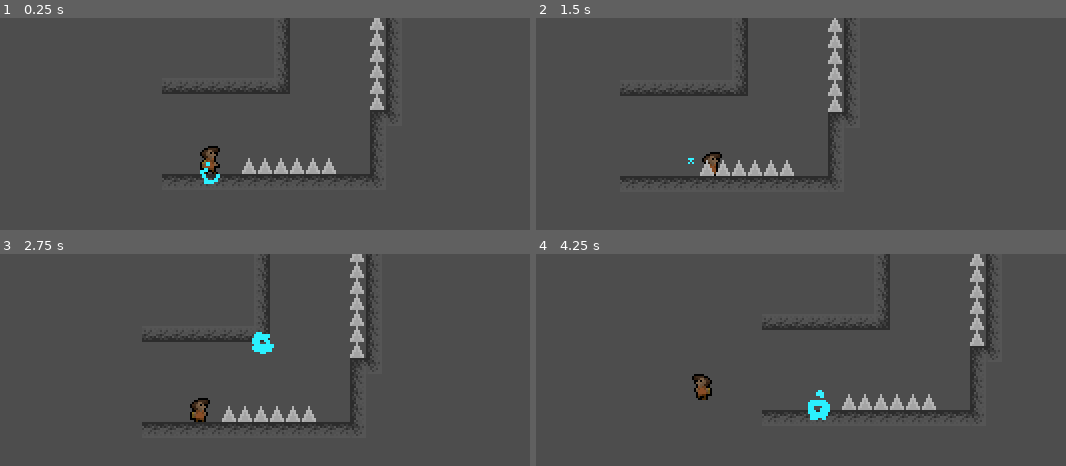
Above: before the commit, frames 1-4 (two rows, left to right).
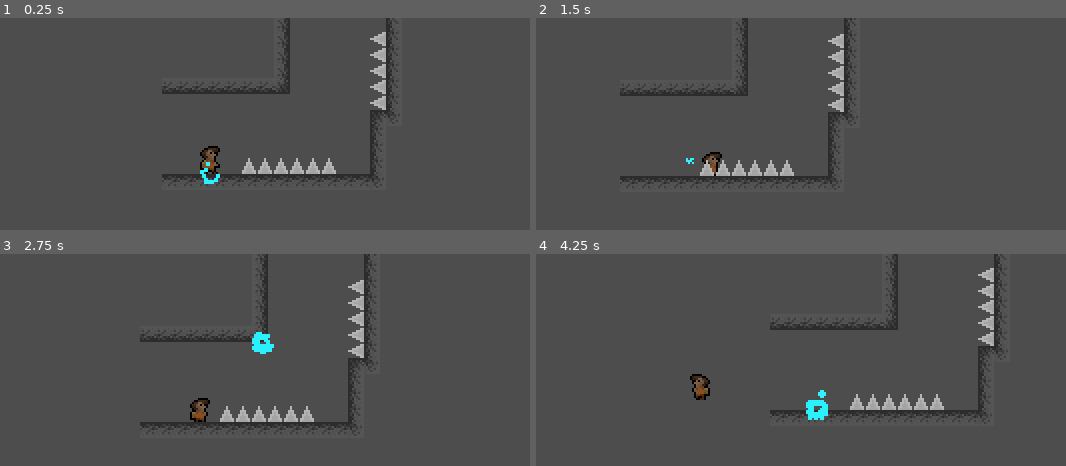
Above: after the commit, the same moments.

Repository: tetraminus/GrappleFormer
Game: Godot game, scene res://level1_3.tscn
Same seed, same stepped clock (60 frames per second), same inputs: the game is played once before the commit and once after it.
Inputs (mouse positions are in pixels of both pictures, inside the frame that each line leads up to):
- Up to frame 1 (0.25 s): no input
- Up to frame 2 (1.5 s): move the mouse to (885, 143) at 0.52 s; hold D (move_right) 0.53-1.28 s; click (885, 143) at 0.6 s; tap Space (jump) at 0.77 s; move the mouse to (615, 172) at 1.27 s; hold S (move_down) from 1.28 s (still down); right-click (615, 172) at 1.35 s
- Up to frame 3 (2.75 s): tap Space (jump) at 1.52 s; move the mouse to (275, 332) at 2.02 s; release S (move_down) at 2.03 s; hold D (move_right) from 2.03 s (still down); click (275, 332) at 2.1 s
- Up to frame 4 (4.25 s): move the mouse to (716, 449) at 2.77 s; right-click (716, 449) at 2.85 s; tap Space (jump) at 3.02, 3.77 s; move the mouse to (938, 436) at 3.52 s; release D (move_right) at 3.53 s; hold A (move_left) from 3.53 s (still down); click (938, 436) at 3.6 s

The runs differ from the first frame. In frame 1, 0.6% of the frame differs, in the area x 69-73%, y 0-44%; in frame 2, 0.7%; in frame 3, 1.8%; in frame 4, 4.0%, in the area x 29-88%, y 0-79%.

Commit message:
spike tiles

Diff:
--- /dev/null
+++ b/Objects/TileObjects/Spike/Spike.tscn
@@ -0,0 +1,19 @@
+[gd_scene load_steps=4 format=3 uid="uid://c2ufp4g2sh4h4"]
+
+[ext_resource type="Texture2D" uid="uid://bs86hy3y5oow2" path="res://assets/default_spikes.png" id="1_xqebg"]
+[ext_resource type="Script" path="res://Objects/Reusable/KillBox.gd" id="2_bro16"]
+
+[sub_resource type="RectangleShape2D" id="RectangleShape2D_u14js"]
+size = Vector2(8, 2)
+
+[node name="Spike" type="Node2D"]
+
+[node name="DefaultSpikes" type="Sprite2D" parent="."]
+texture = ExtResource("1_xqebg")
+
+[node name="Area2D" type="Area2D" parent="."]
+script = ExtResource("2_bro16")
+
+[node name="CollisionShape2D" type="CollisionShape2D" parent="Area2D"]
+position = Vector2(0, 3)
+shape = SubResource("RectangleShape2D_u14js")
--- a/assets/TileSet.tres
+++ b/assets/TileSet.tres
@@ -1,8 +1,11 @@
-[gd_resource type="TileSet" load_steps=6 format=3 uid="uid://bgk8u0w5p7oyc"]
+[gd_resource type="TileSet" load_steps=9 format=3 uid="uid://bgk8u0w5p7oyc"]
 
 [ext_resource type="Texture2D" uid="uid://c1mu6a3jxylp0" path="res://Rooms/Untitled/tilesets/basicStoneTileset.png" id="1_ak4vi"]
 [ext_resource type="PackedScene" uid="uid://c2ufp4g2sh4h4" path="res://Objects/TileObjects/Spike/SpikeUp.tscn" id="2_nicke"]
 [ext_resource type="PackedScene" uid="uid://f4knexeppryv" path="res://Objects/TileObjects/Respawn/Spawn.tscn" id="3_72uvt"]
+[ext_resource type="PackedScene" uid="uid://o00vt1b1w4og" path="res://Objects/TileObjects/Spike/SpikeRight.tscn" id="4_4e14r"]
+[ext_resource type="PackedScene" uid="uid://ccdsqa65hhaus" path="res://Objects/TileObjects/Spike/SpikeDown.tscn" id="5_fmk3m"]
+[ext_resource type="PackedScene" uid="uid://ks0qbktptly7" path="res://Objects/TileObjects/Spike/SpikeLeft.tscn" id="6_v81ex"]
 
 [sub_resource type="TileSetAtlasSource" id="TileSetAtlasSource_q1cgb"]
 texture = ExtResource("1_ak4vi")
@@ -318,6 +321,9 @@
 resource_name = "Objects"
 scenes/1/scene = ExtResource("2_nicke")
 scenes/2/scene = ExtResource("3_72uvt")
+scenes/4/scene = ExtResource("4_4e14r")
+scenes/5/scene = ExtResource("5_fmk3m")
+scenes/6/scene = ExtResource("6_v81ex")
 
 [resource]
 tile_size = Vector2i(8, 8)
--- a/level1_3.tscn
+++ b/level1_3.tscn
@@ -11,4 +11,4 @@
 tile_set = ExtResource("2_r42j7")
 cell_quadrant_size = 8
 format = 2
-layer_0/tile_data = PackedInt32Array(131070, 65536, 0, 13107 …(3124 unchanged characters)… , 1, 65536, 7, 1, 65536, 0, 1, 131072, -655350, 1, 65536, -589814, 1, 65536, -524278, 1, 65536, -458742, 1, 65536, -393206, 1, 65536, -327670, 1, 65536, -262134, 1, 65536)
+layer_0/tile_data = PackedInt32Array(131070, 65536, 0, 13107 …(3124 unchanged characters)… , 1, 65536, 7, 1, 65536, 0, 1, 131072, -262134, 1, 393216, -327670, 1, 393216, -393206, 1, 393216, -458742, 1, 393216, -524278, 1, 393216)
